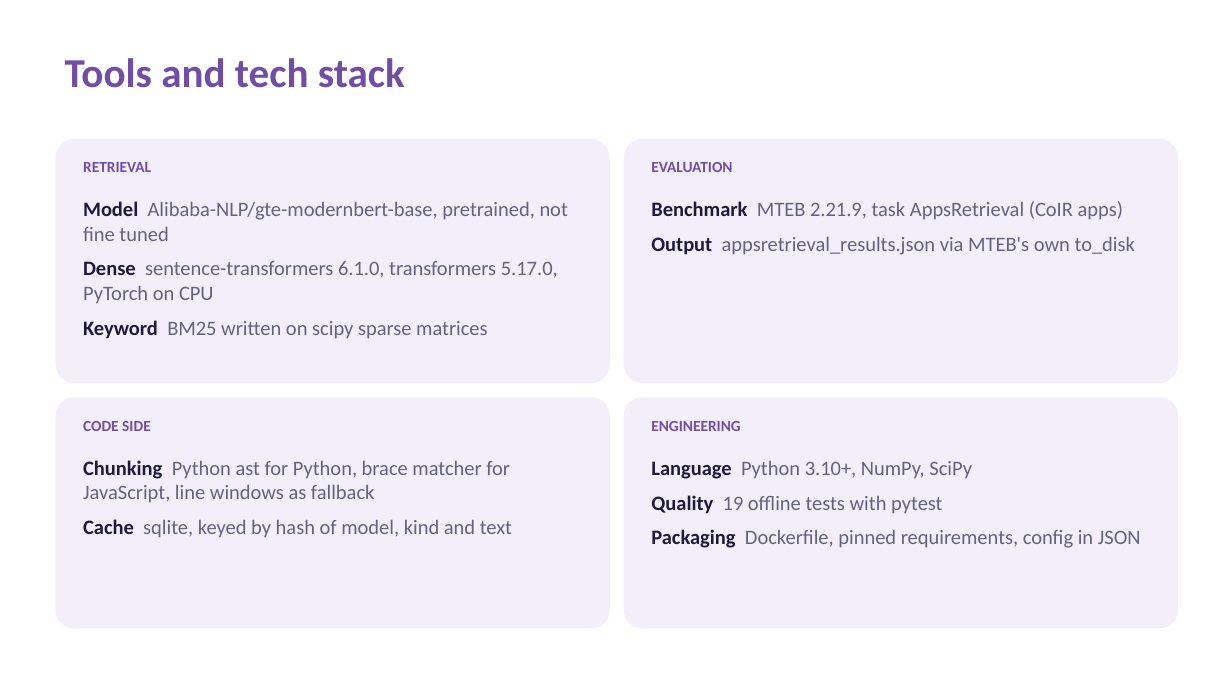
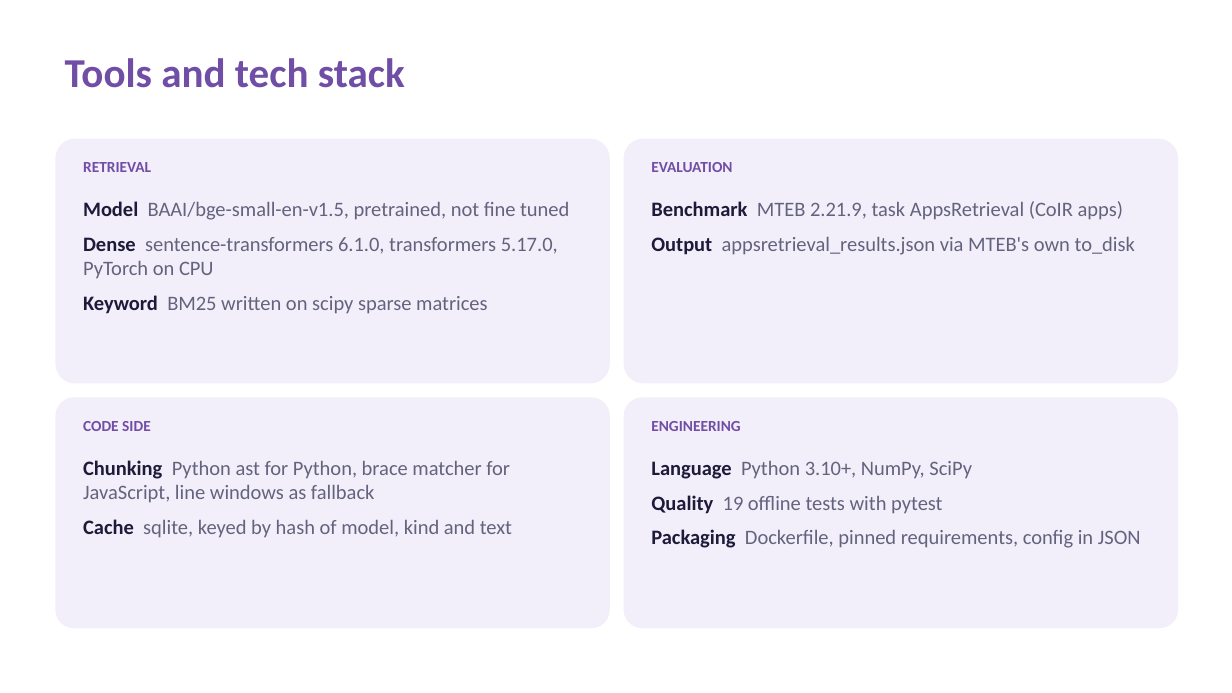
Before and after one commit to pj4real/prism-code-retrieval, a slide deck: slide 6 of submission/VITV_TeamName_Submission.pptx. Drawn at 1232x693 pixels with LibreOffice and Linux fonts; fonts in the diff are those of the drawing. Boxes give left, top, right and bottom in pixels: in the first picture for what was removed or moved away, otherwise in the second. Text is boxed around its words. In the diff, an @@ line names an element or a change of style, - is before the commit and + after.

Commit message:
Add bge-small benchmark result, resumable embedding cache, deck and README updates
- CachedEmbedder saves embeddings in slices so a stopped run resumes
- configs/default.json uses bge-small, the model behind the submitted result
- run_summary.json from the full CoIR apps run (NDCG@10 0.06698, MRR@10 0.057086)
- README results block and deck show exact values; weights stated as set by hand, not tuned
- demo_output.txt from the real model
- AI disclosure and deck name BAAI/bge-small-en-v1.5

```diff
--- a/submission/VITV_TeamName_Submission.pptx
+++ b/submission/VITV_TeamName_Submission.pptx
@@ text at (83, 201, 569, 220): text changed @@
-Model Alibaba-NLP/gte-modernbert-base, pretrained, not fine tuned
+Model BAAI/bge-small-en-v1.5, pretrained, not fine tuned
```
Also in this commit, not shown: 7 other slides changed, 9 other files.
